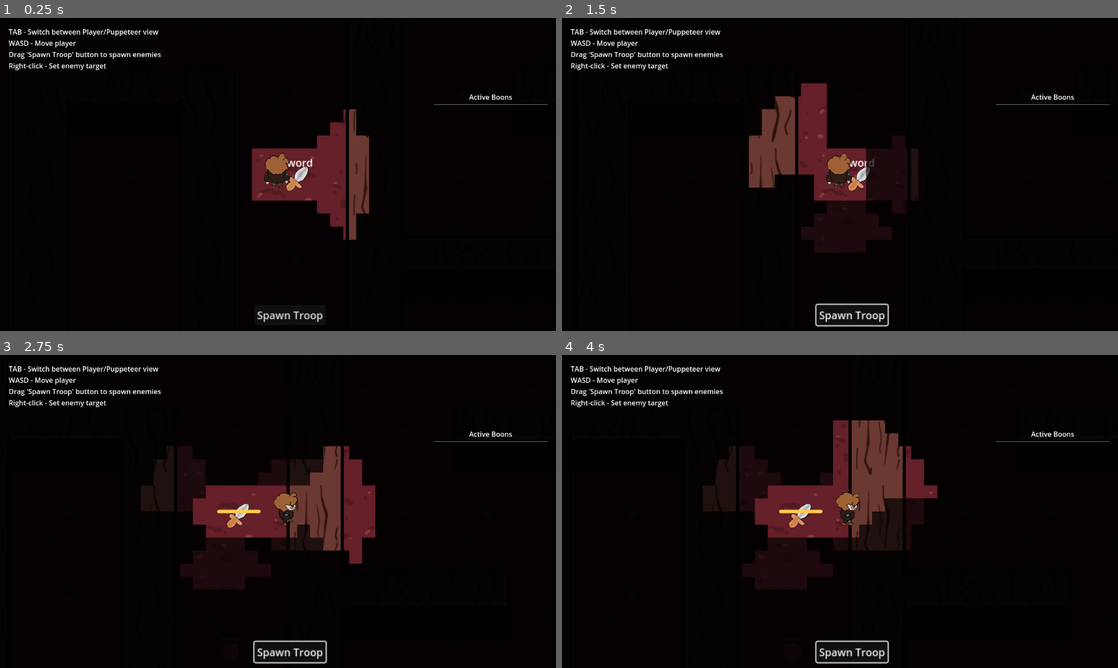
Above: before the commit, frames 1-4 (two rows, left to right).
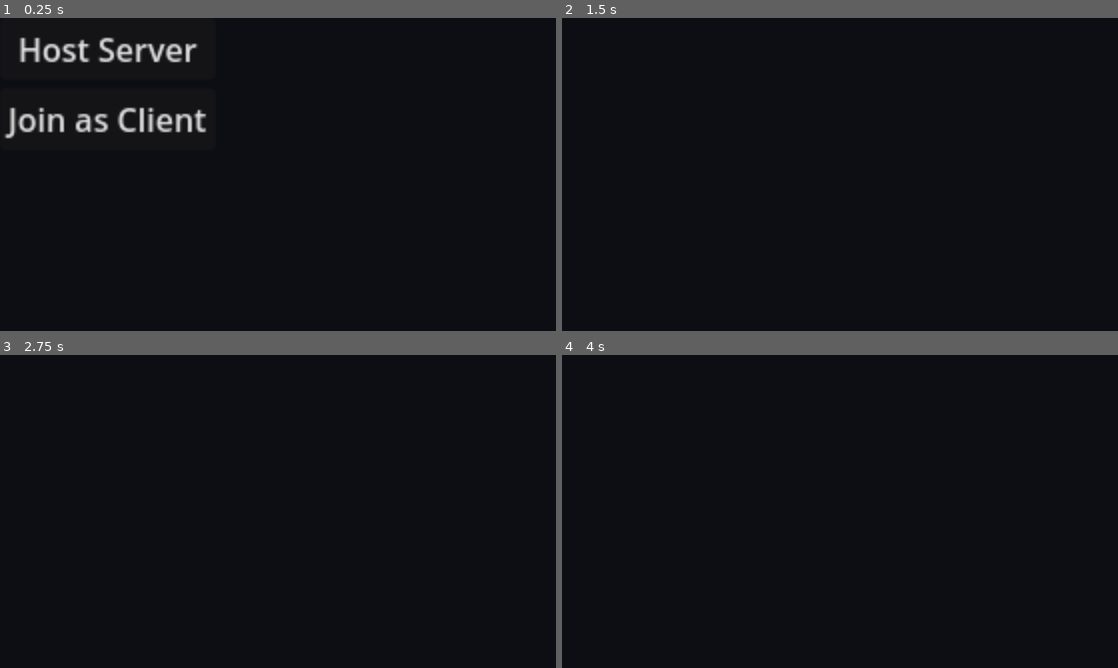
Above: after the commit, the same moments.

Repository: andye132/minos
Game: Godot game, scene res://real_main.tscn
Same seed, same stepped clock (60 frames per second), same inputs: the game is played once before the commit and once after it. Before the commit the project starts from res://scenes/arena_test.tscn.
Inputs (mouse positions are in pixels of both pictures, inside the frame that each line leads up to):
- Up to frame 1 (0.25 s): no input
- Up to frame 2 (1.5 s): click (851, 315) at 0.5 s, where only the run before the commit has a clickable "Spawn Troop"; click (667, 49) at 1.25 s, where only the run after the commit has a clickable "Host Server"
- Up to frame 3 (2.75 s): tap Enter at 2 s; move the mouse to (400, 495) at 2.02 s; press the mouse at (400, 495) at 2.03 s; hold D (move_right) from 2.03 s (still down)
- Up to frame 4 (4 s): release D (move_right) at 2.75 s; release the mouse at (962, 495) at 2.75 s; drag from (728, 527) to (840, 511) at 2.77 s; tap Space at 3.5 s; move the mouse to (895, 442) at 3.52 s; hold D (move_right) from 3.53 s (still down); tap E (interact) at 3.6 s

The runs differ from the first frame. In frame 1, 9.0% of the frame differs, in the area x 0-99%, y 3-98%; in frame 2, 6.1%; in frame 3, 7.5%; in frame 4, 7.7%.

Commit message:
MULTIPLAYER START SET UP
start and map appears, map is not synced nothing else is synced besides
player movement

mazetiles will no longer work on start you have to manually call it

Diff:
--- a/multiplayer_spawner.gd
+++ b/multiplayer_spawner.gd
@@ -1,16 +1,47 @@
 extends MultiplayerSpawner
 
 @export var network_player: PackedScene
+@export var network_puppeteer: PackedScene
+
+# Keep track of all players
+var players: Array = []
 
 func _ready() -> void:
 	if multiplayer.is_server():
 		NetworkHandler.request_player_spawn.connect(spawn_player)
+		NetworkHandler.request_puppeteer_spawn.connect(spawn_puppeteer)
 
+
+# Spawn a regular puppet
 func spawn_player(id: int) -> void:
 	if has_node(str(id)):
 		return
 
 	var player = network_player.instantiate()
 	player.name = str(id)
+	get_node(spawn_path).call_deferred("add_child", player)
 
+	# Add to local player tracking array
+	players.append(player)
+
+# Spawn the puppeteer
+func spawn_puppeteer(id: int) -> void:
+	if has_node(str(id)):
+		return
+
+	var player = network_puppeteer.instantiate()
+	player.name = str(id)
 	get_node(spawn_path).call_deferred("add_child", player)
+	player.start_game_signal.connect(_on_start_game)  # Host triggers this
+
+	players.append(player)
+
+# Called by host to start the game
+func _on_start_game():
+	# Generate a seed if needed for maze sync
+	var seed = randi()
+
+	# Call RPC manually on each player instance
+	for p in players:
+		if is_instance_valid(p):
+			p.rpc("rpc_start_game")
--- a/project.godot
+++ b/project.godot
@@ -11,7 +11,7 @@
 [application]
 
 config/name="Maze Chase"
-run/main_scene="uid://cum42ffr436gy"
+run/main_scene="uid://bolpupus30lbu"
 config/features=PackedStringArray("4.5", "Forward Plus")
 
 [autoload]
--- /dev/null
+++ b/real_main.gd
@@ -0,0 +1,11 @@
+extends Node2D
+
+
+# Called when the node enters the scene tree for the first time.
+func _ready() -> void:
+	pass # Replace with function body.
+
+
+# Called every frame. 'delta' is the elapsed time since the previous frame.
+func _process(delta: float) -> void:
+	pass
--- /dev/null
+++ b/real_main.tscn
@@ -0,0 +1,25 @@
+[gd_scene load_steps=7 format=3 uid="uid://bolpupus30lbu"]
+
+[ext_resource type="PackedScene" uid="uid://1ciik3ucgvf5" path="res://scenes/start_screenv_2.tscn" id="1_1ps8a"]
+[ext_resource type="Script" uid="uid://dgwdseyjagsau" path="res://real_main.gd" id="1_qj2yo"]
+[ext_resource type="Script" uid="uid://bqtx7k2echv1m" path="res://multiplayer_spawner.gd" id="2_qj2yo"]
+[ext_resource type="PackedScene" uid="uid://player123" path="res://scenes/player.tscn" id="3_5fq4g"]
+[ext_resource type="PackedScene" uid="uid://ddg585lp8ljhu" path="res://scenes/puppeter.tscn" id="4_b551m"]
+[ext_resource type="PackedScene" uid="uid://bymew8rr8wd4o" path="res://scenes/mazetiles.tscn" id="6_x2ry1"]
+
+[node name="real_main" type="Node2D"]
+script = ExtResource("1_qj2yo")
+
+[node name="MultiplayerSpawner" type="MultiplayerSpawner" parent="."]
+_spawnable_scenes = PackedStringArray("uid://player123")
+spawn_path = NodePath("..")
+script = ExtResource("2_qj2yo")
+network_player = ExtResource("3_5fq4g")
+network_puppeteer = ExtResource("4_b551m")
+
+[node name="NavigationRegion2D" type="NavigationRegion2D" parent="."]
+
+[node name="Mazetiles" parent="NavigationRegion2D" instance=ExtResource("6_x2ry1")]
+scale = Vector2(0.8, 0.8)
+
+[node name="StartScreenv2" parent="." instance=ExtResource("1_1ps8a")]
--- a/scenes/arena_test.tscn
+++ b/scenes/arena_test.tscn
@@ -79,3 +79,5 @@
 [node name="Torch1" parent="Items" instance=ExtResource("7_3e2sx")]
 position = Vector2(150, 450)
 item_type = 2
+
+[editable path="Player"]
--- a/scenes/mazetiles.gd
+++ b/scenes/mazetiles.gd
@@ -32,6 +32,9 @@
 
 # Called when the node enters the scene tree for the first time.
 func _ready() -> void:
+	pass
+
+func start_game():
 	place_border(-1, -1, x_dim, y_dim)
 	generate_usb_room_coords()
 	print(usb_room_walls)
--- a/scenes/puppeter.gd
+++ b/scenes/puppeter.gd
@@ -1,10 +1,17 @@
 extends Node2D
+class_name Puppeteer
 
 const PuppeteerFogOfWarScript = preload("res://scripts/puppeteer_fog_of_war.gd")
 
 @onready var enemy_scene := preload("res://scenes/enemy.tscn")
-@onready var spawn_button := $CanvasLayer/VBoxContainer/SpawnEnemy
+@onready var spawn_button := $CanvasLayer/PlayUI/SpawnEnemy
 @onready var camera := $Camera2D
+
+@onready var start_button = $CanvasLayer/LobbyUI/StartButton
+@onready var lobby_ui = $CanvasLayer/LobbyUI
+@onready var play_ui = $CanvasLayer/PlayUI
+
+var game_started := false
 
 var nav_region: NavigationRegion2D
 var maze_ref: MazeGen
@@ -14,12 +21,39 @@
 var base_tile_size: float = 160.0
 var world_scale: float = 0.8
 
+signal start_game_signal
+
 
 func _ready():
 	# Get references after node is in tree
 	nav_region = get_parent().get_node_or_null("NavigationRegion2D")
 	if nav_region:
 		maze_ref = nav_region.get_node_or_null("Mazetiles") as MazeGen
+
+	# Disable game logic until start
+	if nav_region:
+		nav_region.set_process(false)
+		nav_region.visible = false
+	if maze_ref:
+		maze_ref.set_process(false)
+		maze_ref.visible = false
+
+	# Show lobby UI
+	lobby_ui.visible = true
+	play_ui.visible = false
+
+	# Connect start button
+	start_button.pressed.connect(_on_start_button_pressed)
+
+
+func start_game():
+	if nav_region:
+		nav_region.set_process(true)
+		nav_region.visible = true
+	if maze_ref:
+		maze_ref.set_process(true)
+		maze_ref.visible = true
+		maze_ref.start_game()
 
 	# Connect the button drag/drop signal
 	spawn_button.connect("spawn_requested", Callable(self, "_on_spawn_requested"))
@@ -103,3 +137,10 @@
 	# Add fog as sibling to Mazetiles (inside NavigationRegion2D) so it renders on top
 	nav_region.add_child(fog_of_war)
 	print("Puppeteer fog of war added to NavigationRegion2D")
+
+
+func _on_start_button_pressed() -> void:
+	emit_signal("start_game_signal")
+	lobby_ui.visible = false
+	play_ui.visible = true
+	start_game()
--- a/scenes/puppeter.tscn
+++ b/scenes/puppeter.tscn
@@ -13,7 +13,17 @@
 
 [node name="CanvasLayer" type="CanvasLayer" parent="."]
 
-[node name="VBoxContainer" type="VBoxContainer" parent="CanvasLayer"]
+[node name="LobbyUI" type="VBoxContainer" parent="CanvasLayer"]
+offset_left = 591.0
+offset_top = 300.0
+offset_right = 689.0
+offset_bottom = 331.0
+
+[node name="StartButton" type="Button" parent="CanvasLayer/LobbyUI"]
+layout_mode = 2
+text = "START!!!!!!"
+
+[node name="PlayUI" type="VBoxContainer" parent="CanvasLayer"]
 anchors_preset = 7
 anchor_left = 0.5
 anchor_top = 1.0
@@ -27,7 +37,9 @@
 grow_vertical = 0
 scale = Vector2(1.5, 1.5)
 
-[node name="SpawnEnemy" type="Button" parent="CanvasLayer/VBoxContainer"]
+[node name="SpawnEnemy" type="Button" parent="CanvasLayer/PlayUI"]
 layout_mode = 2
 text = "spawn pluh"
 script = ExtResource("2_yxao6")
+
+[connection signal="pressed" from="CanvasLayer/LobbyUI/StartButton" to="." method="_on_start_button_pressed"]
--- a/scripts/network_handler.gd
+++ b/scripts/network_handler.gd
@@ -2,6 +2,7 @@
 
 # This is the custom signal your Spawner will listen for
 signal request_player_spawn(id: int)
+signal request_puppeteer_spawn(id: int)
 
 const IP_ADDRESS := "127.0.0.1"
 const PORT := 8910
@@ -23,7 +24,7 @@
 
 	print("Server started on port ", PORT)
 
-	request_player_spawn.emit(1)
+	request_puppeteer_spawn.emit(1)
 
 func start_client() -> void:
 	peer = ENetMultiplayerPeer.new()
--- a/scripts/player.gd
+++ b/scripts/player.gd
@@ -62,6 +62,8 @@
 signal hp_changed(current: int, maximum: int)
 signal player_died()
 
+var nav_region: NavigationRegion2D
+var maze_ref: MazeGen
 
 func _enter_tree() -> void:
 	if name.is_valid_int():
@@ -73,12 +75,30 @@
 
 
 func _ready() -> void:
+	# multiplay map connect
+	# Get references after node is in tree
+	nav_region = get_parent().get_node_or_null("NavigationRegion2D")
+	if nav_region:
+		maze_ref = nav_region.get_node_or_null("Mazetiles") as MazeGen
+
+	# Disable game logic until start
+	if nav_region:
+		nav_region.set_process(false)
+		nav_region.visible = false
+	if maze_ref:
+		maze_ref.set_process(false)
+		maze_ref.visible = false
+
+
 	_setup_lights()
 
 	if is_multiplayer_authority():
 		$Camera2D.make_current()
 	else:
 		$Camera2D.enabled = false
+
+	print(self.get_path())
+
 
 	# Setup inventory with starting yarn
 	var yarn_item = Item.create_yarn(starting_yarn)
@@ -102,6 +122,15 @@
 	dash_cooldown_timer.timeout.connect(_on_dash_cooldown_finished)
 	pickup_area.area_entered.connect(_on_pickup_area_entered)
 	pickup_area.area_exited.connect(_on_pickup_area_exited)
+
+func start_game():
+	if nav_region:
+		nav_region.set_process(true)
+		nav_region.visible = true
+	if maze_ref:
+		maze_ref.set_process(true)
+		maze_ref.visible = true
+		maze_ref.start_game()
 
 
 func _setup_lights() -> void:
@@ -451,3 +480,7 @@
 
 func is_lantern_active() -> bool:
 	return lantern_active
+
+@rpc("any_peer", "call_local", "reliable")
+func rpc_start_game():
+	start_game()
Not shown, added: real_main.gd.uid
